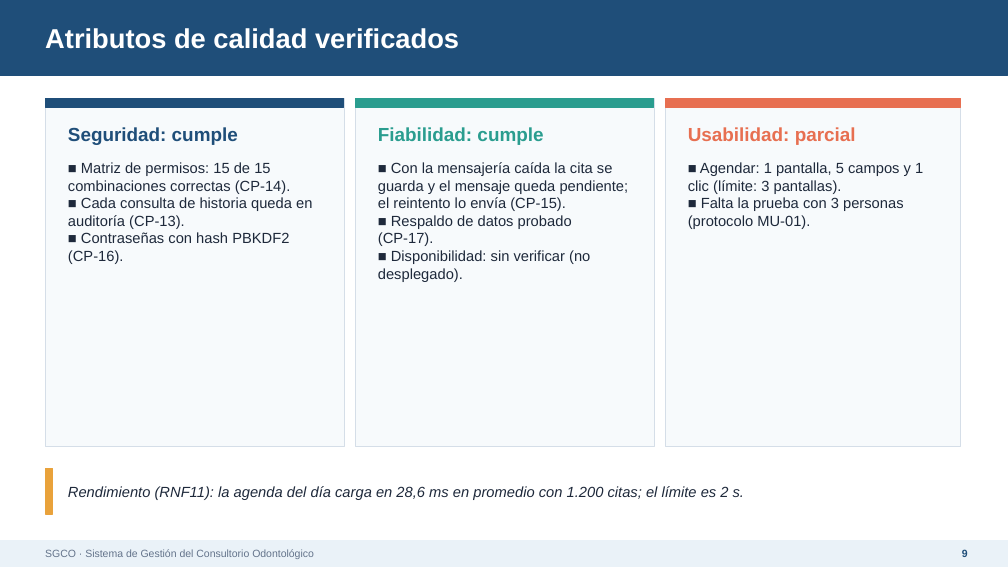
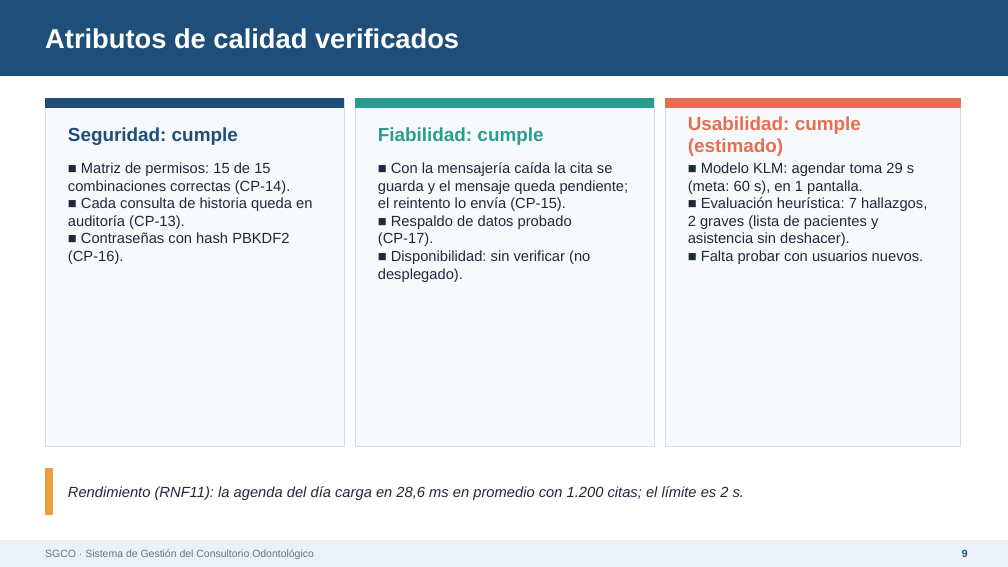
Before and after one commit to Esteban1532/sgco, a slide deck: slide 9 of SGCO - Sustentacion final.pptx. Drawn at 1008x567 pixels with LibreOffice and Linux fonts; fonts in the diff are those of the drawing. Boxes give left, top, right and bottom in pixels: in the first picture for what was removed or moved away, otherwise in the second. Text is boxed around its words. In the diff, an @@ line names an element or a change of style, - is before the commit and + after.

```diff
--- a/SGCO - Sustentacion final.pptx
+++ b/SGCO - Sustentacion final.pptx
@@ text at (688, 116, 861, 156): text changed @@
-Usabilidad: parcial
+Usabilidad: cumple (estimado)
@@ text at (688, 162, 927, 264): text changed @@
-■ Agendar: 1 pantalla, 5 campos y 1 clic (límite: 3 pantallas).
-■ Falta la prueba con 3 personas (protocolo MU-01).
+■ Modelo KLM: agendar toma 29 s (meta: 60 s), en 1 pantalla.
+■ Evaluación heurística: 7 hallazgos, 2 graves (lista de pacientes y asistencia sin deshacer).
+■ Falta probar con usuarios nuevos.
```
Also in this commit, not shown: 4 other files.
